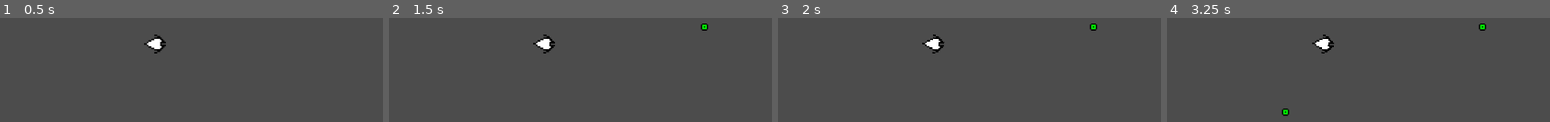
Above: before the commit, frames 1-4 (left to right).
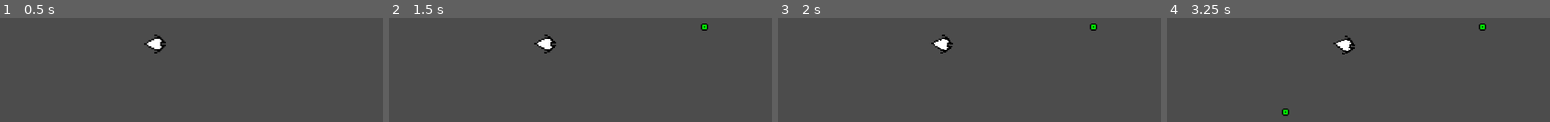
Above: after the commit, the same moments.

Repository: LeoBasov/neat-godot
Game: Godot game, scene res://Main.tscn
The game is run twice, just before and just after one commit, with the same random seed, the same clock (stepped at 60 frames per second) and the same inputs.
Inputs (mouse positions are in pixels of both pictures, inside the frame that each line leads up to):
- Up to frame 1 (0.5 s): no input
- Up to frame 2 (1.5 s): tap Enter at 0.5 s; move the mouse to (703, 27) at 0.52 s; hold Right (ui_right) 0.53-1.28 s; tap P at 0.6, 1.35 s; click (703, 27) at 0.67 s; tap Space at 0.77, 1.25 s; move the mouse to (396, 60) at 1.27 s; hold Down (ui_down) from 1.28 s (still down)
- Up to frame 3 (2 s): keep holding Down (ui_down); tap Space at 1.52 s
- Up to frame 4 (3.25 s): tap Enter at 2 s; move the mouse to (outside the picture) at 2.02 s; release Down (ui_down) at 2.03 s; hold Right (ui_right) 2.03-2.78 s; tap P at 2.1, 2.85 s; tap Space at 2.75, 3.02 s; move the mouse to (1285, 111) at 2.77 s; hold Up (ui_up) from 2.78 s (still down); click (1285, 111) at 2.92 s

Frame 1 is identical in both runs. In frame 2, 0.2% of the frame differs, in the area x 37-44%, y 15-35%; in frame 3, 0.8%; in frame 4, 1.0%, in the area x 37-50%, y 15-36%.

Commit message:
Implemented use of neat.

Diff:
--- a/BasicCreeps/scenes/common/neat/Genome.gd
+++ b/BasicCreeps/scenes/common/neat/Genome.gd
@@ -24,8 +24,11 @@
 func _ready():
 	set_up(self.nr_sensors_nodes, self.nr_hidden_nodes, self.nr_output_nodes)
 
-	print(get_str())
+	var rng = RandomNumberGenerator.new()
+	rng.randomize()
 
+	for gene in genes:
+		gene.weight = rng.randf_range(-10.0, 10.0)
 
 func add_neat_node(type : int) -> int:
 	var id : int = self.nodes.size()
@@ -144,7 +147,7 @@
 func execute_node(id : int, input_id_vals : Dictionary) -> float:
 	var ret_val : float
 
-	for gene_id in self.nodes[id].gene_id:
+	for gene_id in self.nodes[id].gene_ids:
 		var gene = self.genes[gene_id]
 		var next_id : int = gene.input_node_id
 		var node = self.nodes[next_id]
--- a/BasicCreeps/scenes/creep/Creep.gd
+++ b/BasicCreeps/scenes/creep/Creep.gd
@@ -9,8 +9,13 @@
 var size_screen : Vector2
 var found_food = null
 
+var input_vals : Dictionary
+var output_vals : Dictionary
+var food_vector = null
+
 func _on_Food_eaten():
 	found_food = null
+	food_vector = null
 	$Brain.pop_state()
 	$Brain.push_state(funcref(self, "state_forage"))
 
@@ -49,6 +54,18 @@
 	size_screen = get_viewport().size
 	$Brain.push_state(funcref(self, "state_forage"))
 
+	input_vals[1] = position.x
+	input_vals[2] = position.y
+	input_vals[3] = linear_velocity.x
+	input_vals[4] = linear_velocity.y
+	input_vals[5] = angular_velocity
+	input_vals[6] = 0.0
+	input_vals[7] = 0.0
+
+	output_vals[8] = 0.0
+	output_vals[9] = 0.0
+	output_vals[10] = 0.0
+
 func rotate_right():
 	add_torque(TORQUE)
 
@@ -64,9 +81,28 @@
 	add_central_force(-force)
 
 func _process(delta):
-	$Brain.update(delta)
+	#$Brain.update(delta)
+
+	input_vals[1] = position.x
+	input_vals[2] = position.y
+	input_vals[3] = linear_velocity.x
+	input_vals[4] = linear_velocity.y
+	input_vals[5] = angular_velocity
+	input_vals[6] = 0.0
+	input_vals[7] = 0.0
+
+	if found_food:
+		food_vector = found_food.position - position
+		input_vals[6] = food_vector.x
+		input_vals[7] = food_vector.y
+
+	output_vals = $Genome.execute(input_vals)
 
 func _physics_process(delta):
+	applied_force.x = 100.0*(output_vals[8] - 0.5)
+	applied_force.y = 100.0*(output_vals[9] - 0.5)
+	applied_torque = 1000.0*(output_vals[10] - 0.5)
+
 	if linear_velocity.length() >= MAX_LIN_VELOCITY:
 		applied_force = Vector2(0.0, 0.0)
 	if angular_velocity >= MAX_ANGULAR_VELOCITY:
--- a/BasicCreeps/scenes/creep/Creep.tscn
+++ b/BasicCreeps/scenes/creep/Creep.tscn
@@ -38,3 +38,6 @@
 [node name="Brain" parent="." instance=ExtResource( 4 )]
 
 [node name="Genome" parent="." instance=ExtResource( 5 )]
+nr_sensors_nodes = 7
+nr_hidden_nodes = 0
+nr_output_nodes = 3
